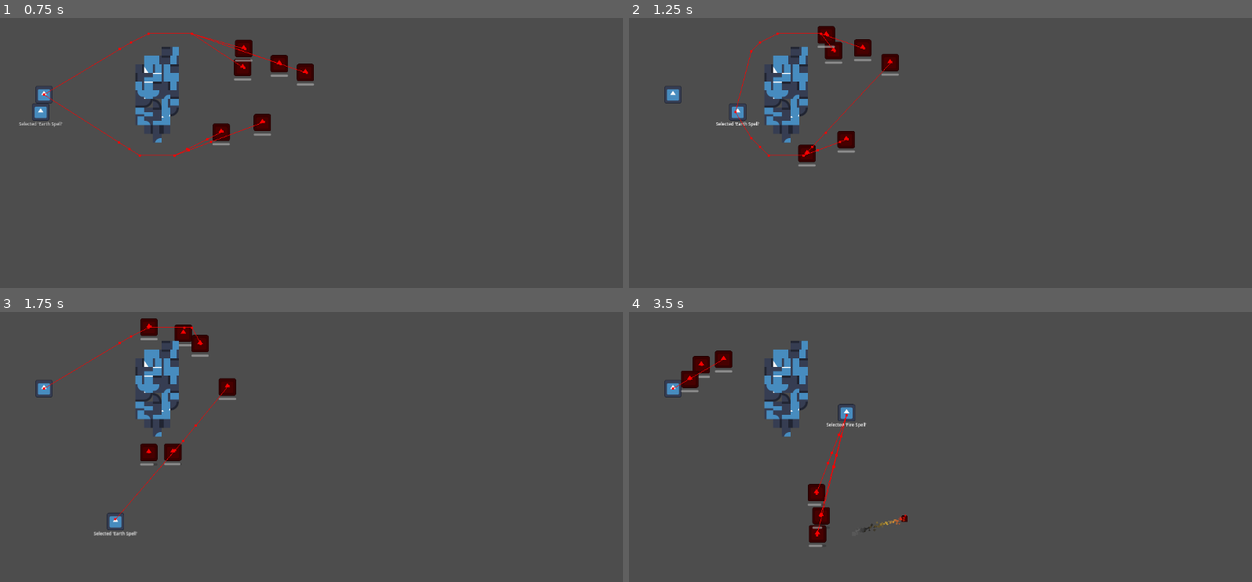
Above: before the commit, frames 1-4 (two rows, left to right).
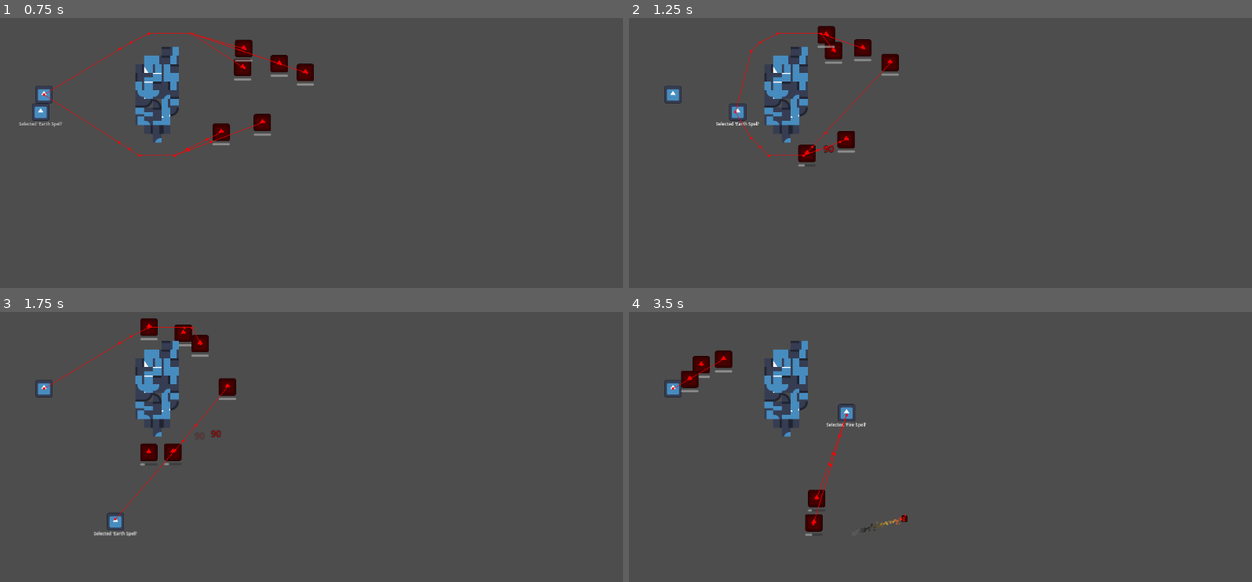
Above: after the commit, the same moments.

Repository: NIK-Pro-coder/coop-roguelike-reborn
Game: Godot game, scene res://main.tscn
Same seed, same stepped clock (60 frames per second), same inputs: the game is played once before the commit and once after it. The engine's default icon, where the game draws it, is replaced by a stand-in: a white triangle on a blue panel in a dark square.
Inputs (mouse positions are in pixels of both pictures, inside the frame that each line leads up to):
- Up to frame 1 (0.75 s): tap Enter at 0.5 s; move the mouse to (448, 136) at 0.52 s; hold D (right) from 0.53 s (still down); hold Tab (cycle_spell) from 0.53 s (still down); click (448, 136) at 0.67 s
- Up to frame 2 (1.25 s): keep holding D (right); keep holding Tab (cycle_spell)
- Up to frame 3 (1.75 s): move the mouse to (186, 465) at 1.27 s; release D (right) at 1.28 s; release Tab (cycle_spell) at 1.28 s; hold S (down) from 1.28 s (still down); right-click (186, 465) at 1.35 s
- Up to frame 4 (3.5 s): move the mouse to (1002, 368) at 2.02 s; release S (down) at 2.03 s; hold D (right) 2.03-2.78 s; hold Tab (cycle_spell) 2.03-2.78 s; move the mouse to (909, 517) at 2.77 s; hold W (up) from 2.78 s (still down); right-click (909, 517) at 2.85 s; click (909, 517) at 2.92 s

Frame 1 is identical in both runs. In frame 2, less than 0.1% of the frame differs, in the area x 28-33%, y 47-55%; in frame 3, less than 0.1%; in frame 4, 0.8%, in the area x 28-35%, y 39-87%.

Commit message:
Added damage numbers

Diff:
--- /dev/null
+++ b/DmgNumber/dmg_number.gd
@@ -0,0 +1,44 @@
+extends RichTextLabel
+class_name DmgNumber
+
+var damage: float = 100
+
+var time: Timer
+
+var start_y: float = 0.0
+
+func _ready() -> void:
+  global_position += Vector2(
+    randf_range(-1.0, 1.0),
+    randf_range(-1.0, 1.0)
+  ).normalized() * 10
+
+  start_y = global_position.y
+
+  text = str(abs(damage)) if damage != int(damage) else str(abs(int(damage)))
+  fit_content = true
+  custom_minimum_size.x = 10000
+
+  theme = Qol.main_theme
+
+  if damage > 0:
+    add_theme_color_override("default_color", Color(1, 0, 0))
+  else:
+    add_theme_color_override("default_color", Color(0, 1, 0))
+
+  add_theme_constant_override("outline_size", 3)
+
+  var lifetime: float = clamp(abs(damage) / 100, .2, 2)
+
+  print(text)
+
+  time = Timer.new()
+  time.autostart = true
+  time.wait_time = lifetime
+  time.timeout.connect(queue_free)
+
+  add_child(time)
+
+func _process(_delta: float) -> void:
+  modulate.a = time.time_left / time.wait_time
+  global_position.y = start_y - (time.wait_time - time.time_left) * 25
--- a/DmgNumber/dmg_number.tscn
+++ /dev/null
@@ -1,5 +0,0 @@
-[gd_scene format=3 uid="uid://b35dt1e05wf43"]
-
-[node name="DmgNumber" type="RichTextLabel" unique_id=1050451478]
-offset_right = 40.0
-offset_bottom = 40.0
--- a/Hitbox/dmg_hitbox.gd
+++ b/Hitbox/dmg_hitbox.gd
@@ -19,3 +19,9 @@
     return
 
   hp_comp.damage(damage)
+
+  var num: DmgNumber = DmgNumber.new()
+  num.damage = damage
+  num.global_position = to_what.global_position
+
+  get_tree().get_root().add_child.call_deferred(num)
--- a/main.tscn
+++ b/main.tscn
@@ -46,11 +46,21 @@
 tile_set = ExtResource("3_h2yge")
 
 [node name="DmgHitbox" type="Area2D" parent="." unique_id=713770041]
-position = Vector2(296, 344)
+position = Vector2(352, 344)
 collision_layer = 0
 collision_mask = 4
 script = ExtResource("4_1bvp3")
-damage = 25.0
+damage = 90.0
 size = Vector2(50, 50)
 iframe_group = "21652389826910"
 metadata/_custom_type_script = "uid://bqav7ajuapjsp"
+
+[node name="DmgHitbox2" type="Area2D" parent="." unique_id=1437926523]
+position = Vector2(272, 344)
+collision_layer = 0
+collision_mask = 4
+script = ExtResource("4_1bvp3")
+damage = -10.4
+size = Vector2(50, 50)
+iframe_group = "21652389826910"
+metadata/_custom_type_script = "uid://bqav7ajuapjsp"
--- a/qol.gd
+++ b/qol.gd
@@ -1,4 +1,6 @@
 extends Node
+
+var main_theme: Theme = load("uid://dlrj8hj0dxq8r")
 
 func find_with_criteria(from: Node, criteria: Callable) -> Node:
   if criteria.call(from):
Not shown, added: DmgNumber/dmg_number.gd.uid
